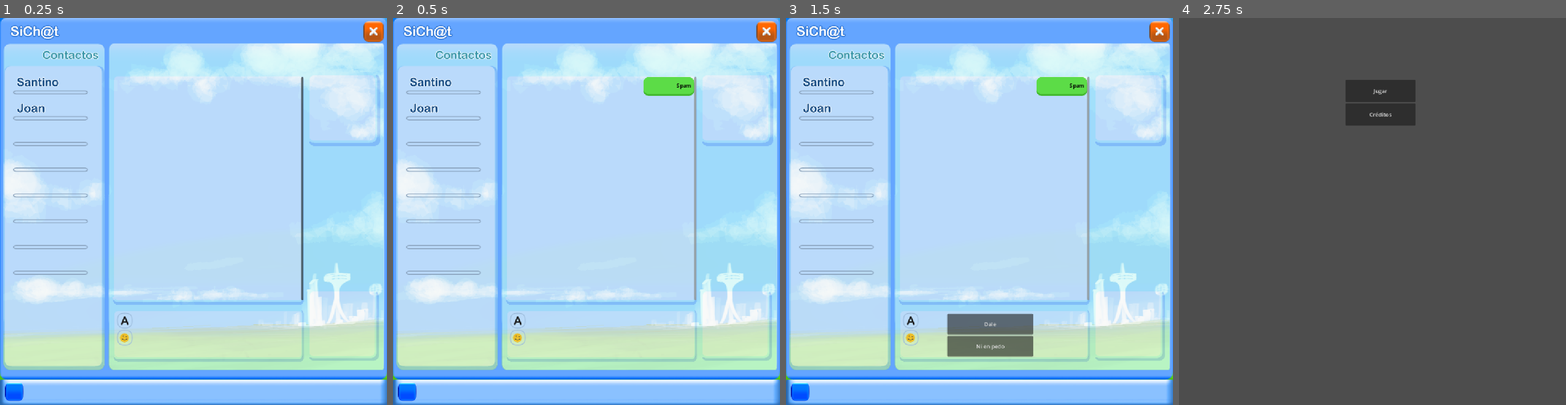
Above: before the commit, frames 1-4 (left to right).
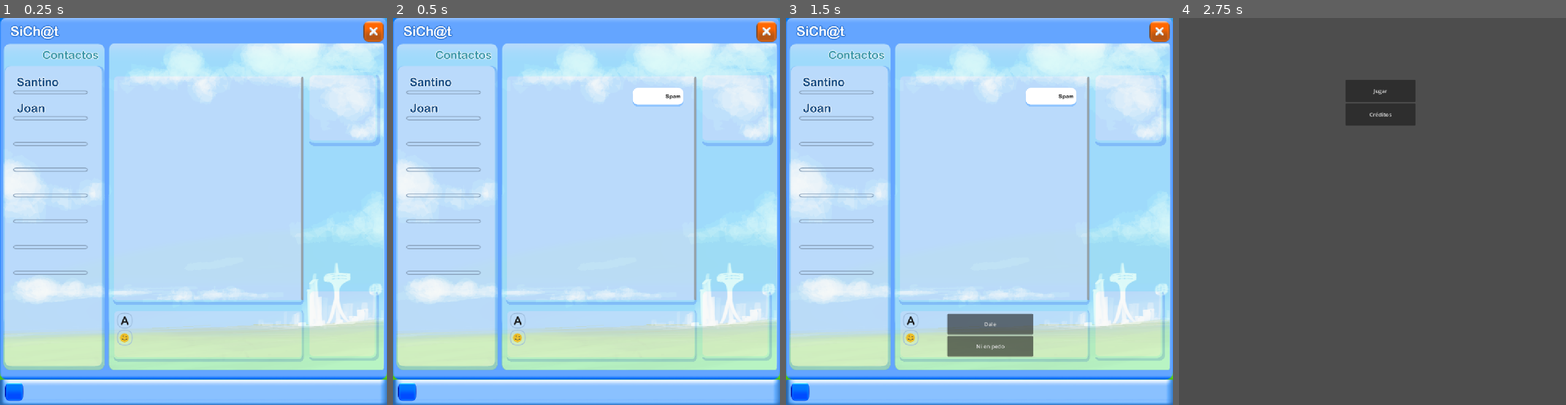
Above: after the commit, the same moments.

Repository: ParmindSane/WGJ2026
Game: Godot game, scene res://chatApp/chat.tscn
Same seed, same stepped clock (60 frames per second), same inputs: the game is played once before the commit and once after it.
Inputs:
- Up to frame 1 (0.25 s): no input
- Up to frame 2 (0.5 s): no input
- Up to frame 3 (1.5 s): tap Enter at 1.25 s
- Up to frame 4 (2.75 s): click "Dale" at 2 s

The runs differ from the first frame. In frame 1, 0.4% of the frame differs, in the area x 77-79%, y 15-73%; in frame 2, 1.0%, in the area x 61-78%, y 15-23%; in frame 3, 1.0%; in frame 4, nothing differs.

Commit message:
corregida posición random popup

Diff:
--- a/chatApp/chat.tscn
+++ b/chatApp/chat.tscn
@@ -5,9 +5,19 @@
 [ext_resource type="Script" uid="uid://nb4l1ksvvt0g" path="res://mensajes/opciones.gd" id="2_i3wff"]
 [ext_resource type="PackedScene" uid="uid://ddkfme812poeb" path="res://menu/menu.tscn" id="3_nst8m"]
 [ext_resource type="Script" uid="uid://dk566m5b23sak" path="res://popUps/pop_ups.gd" id="4_xuhkm"]
+[ext_resource type="AudioStream" uid="uid://l5y7cx8w64bh" path="res://chatApp/assets/sonidos/respuestas1.ogg" id="5_12a36"]
 [ext_resource type="PackedScene" uid="uid://bnkga81bkstr8" path="res://popUps/pop_up.tscn" id="5_njpkb"]
+[ext_resource type="AudioStream" uid="uid://b4k6yf2k8x4o" path="res://chatApp/assets/sonidos/respuestas2.ogg" id="6_q37u3"]
 [ext_resource type="Texture2D" uid="uid://iqltbef7noh0" path="res://chatApp/assets/imagenes/UI-botoncerrar.png" id="7_j22gf"]
 [ext_resource type="Texture2D" uid="uid://bg8hig3poju2o" path="res://chatApp/assets/imagenes/UI-botoncerrar2.png" id="8_auibd"]
+[ext_resource type="AudioStream" uid="uid://4dxj2qorvrb6" path="res://chatApp/assets/sonidos/respuestas4.ogg" id="8_yebcd"]
+
+[sub_resource type="AudioStreamRandomizer" id="AudioStreamRandomizer_12a36"]
+playback_mode = 2
+streams_count = 3
+stream_0/stream = ExtResource("5_12a36")
+stream_1/stream = ExtResource("6_q37u3")
+stream_2/stream = ExtResource("8_yebcd")
 
 [node name="Node2D" type="Node2D" unique_id=945820080]
 
@@ -47,7 +57,7 @@
 [node name="chat1" type="CanvasLayer" parent="." unique_id=617141949]
 
 [node name="ScrollContainer" type="ScrollContainer" parent="chat1" unique_id=1634922461]
-offset_left = 344.0
+offset_left = 336.0
 offset_top = 176.0
 offset_right = 904.0
 offset_bottom = 840.0
@@ -55,16 +65,25 @@
 horizontal_scroll_mode = 0
 vertical_scroll_mode = 2
 
-[node name="Mensajes" type="VBoxContainer" parent="chat1/ScrollContainer" unique_id=1376293297 node_paths=PackedStringArray("opcionesNodo", "popUpsNodos", "scrollNodo")]
+[node name="MarginContainer" type="MarginContainer" parent="chat1/ScrollContainer" unique_id=698605801]
+layout_mode = 2
+size_flags_horizontal = 3
+size_flags_vertical = 3
+theme_override_constants/margin_left = 32
+theme_override_constants/margin_top = 32
+theme_override_constants/margin_right = 32
+theme_override_constants/margin_bottom = 32
+
+[node name="Mensajes" type="VBoxContainer" parent="chat1/ScrollContainer/MarginContainer" unique_id=1376293297 node_paths=PackedStringArray("opcionesNodo", "popUpsNodos", "scrollNodo")]
 layout_mode = 2
 size_flags_horizontal = 3
 script = ExtResource("1_i3wff")
-opcionesNodo = NodePath("../../Opciones")
-popUpsNodos = NodePath("../../PopUps")
-scrollNodo = NodePath("..")
+opcionesNodo = NodePath("../../../Opciones")
+popUpsNodos = NodePath("../../../PopUps")
+scrollNodo = NodePath("../..")
 guion = "res://mensajes/mensajes1.txt"
 
-[node name="Opciones" type="VBoxContainer" parent="chat1" unique_id=435834509 node_paths=PackedStringArray("buttYes", "buttNo")]
+[node name="Opciones" type="VBoxContainer" parent="chat1" unique_id=435834509 node_paths=PackedStringArray("buttYes", "buttNo", "sonidos")]
 offset_left = 480.0
 offset_top = 880.0
 offset_right = 736.0
@@ -73,6 +92,7 @@
 script = ExtResource("2_i3wff")
 buttYes = NodePath("Yes")
 buttNo = NodePath("Nou")
+sonidos = NodePath("AudioStreamPlayer")
 badEnding = ExtResource("3_nst8m")
 metadata/_edit_group_ = true
 
@@ -85,6 +105,10 @@
 layout_mode = 2
 size_flags_vertical = 3
 text = "opcion 2"
+
+[node name="AudioStreamPlayer" type="AudioStreamPlayer" parent="chat1/Opciones" unique_id=1634630468]
+stream = SubResource("AudioStreamRandomizer_12a36")
+volume_db = 10.0
 
 [node name="PopUps" type="Node2D" parent="chat1" unique_id=944412059 node_paths=PackedStringArray("opciones")]
 script = ExtResource("4_xuhkm")
@@ -138,6 +162,11 @@
 offset_bottom = 677.3334
 nivel = 2
 
+[node name="ColorRect" type="ColorRect" parent="chat1/PopUps" unique_id=1026902658]
+visible = false
+offset_right = 40.0
+offset_bottom = 40.0
+
 [node name="Cerrar" type="TextureButton" parent="." unique_id=288613811]
 offset_left = 1080.0
 offset_top = 8.0
--- a/mensajes/mensaje.gd
+++ b/mensajes/mensaje.gd
@@ -13,6 +13,6 @@
 		label.horizontal_alignment = HORIZONTAL_ALIGNMENT_LEFT
 
 		var estilo = get_theme_stylebox("panel").duplicate()
-		estilo.bg_color = Color(1.0, 1.0, 1.0, 1.0)
-		estilo.shadow_color = Color(0.537, 0.757, 1.0)
+		estilo.bg_color = Color(0.361, 0.863, 0.278)
+		estilo.shadow_color = Color(0.267, 0.729, 0.188)
 		add_theme_stylebox_override("panel", estilo)
--- a/mensajes/mensaje.tscn
+++ b/mensajes/mensaje.tscn
@@ -2,13 +2,17 @@
 
 [ext_resource type="Script" uid="uid://byyfn452p5fbv" path="res://mensajes/mensaje.gd" id="1_6q5bo"]
 [ext_resource type="StyleBox" uid="uid://cmyxydyiioejq" path="res://mensajes/mensajeEnviado.tres" id="1_uuh8o"]
+[ext_resource type="FontFile" uid="uid://d32h8ohgycswi" path="res://menu/arialroundedmtbold.ttf" id="3_qifni"]
 [ext_resource type="AudioStream" uid="uid://cyof5oqseq3pc" path="res://chatApp/assets/sonidos/mensajechat.ogg" id="3_tqpjn"]
 
 [sub_resource type="LabelSettings" id="LabelSettings_tqpjn"]
+font = ExtResource("3_qifni")
 font_color = Color(0, 0, 0, 1)
 
 [node name="Mensaje" type="PanelContainer" unique_id=402123576 node_paths=PackedStringArray("label")]
 custom_minimum_size = Vector2(150, 50)
+offset_right = 150.0
+offset_bottom = 50.0
 size_flags_horizontal = 8
 theme_override_styles/panel = ExtResource("1_uuh8o")
 script = ExtResource("1_6q5bo")
--- a/mensajes/mensajeEnviado.tres
+++ b/mensajes/mensajeEnviado.tres
@@ -5,11 +5,11 @@
 content_margin_top = 8.0
 content_margin_right = 8.0
 content_margin_bottom = 8.0
-bg_color = Color(0.36078432, 0.8627451, 0.2784314, 1)
+bg_color = Color(1, 1, 1, 1)
 corner_radius_top_left = 15
 corner_radius_top_right = 15
 corner_radius_bottom_right = 15
 corner_radius_bottom_left = 15
-shadow_color = Color(0.26666668, 0.7294118, 0.1882353, 1)
+shadow_color = Color(0.537, 0.757, 1, 1)
 shadow_size = 1
 shadow_offset = Vector2(0, 5)
--- a/mensajes/opciones.gd
+++ b/mensajes/opciones.gd
@@ -4,6 +4,8 @@
 @export var buttYes: Button
 @export var buttNo: Button
 var tanda: int
+
+@export var sonidos: AudioStreamPlayer
 
 @export var badEnding: PackedScene
 
@@ -19,6 +21,8 @@
 	buttNo.text = _no
 	tanda = _tanda
 
+	sonidos.play()
+
 	show()
 
 
--- a/popUps/pop_up.gd
+++ b/popUps/pop_up.gd
@@ -14,12 +14,12 @@
 @export var sonido: AudioStreamPlayer
 
 @onready var R = RandomNumberGenerator.new()
-@onready var selfSize := get_rect().size*1.2
+@onready var selfSize := get_rect().size
 var spawnArea: Vector2
 
 func _ready():
 	var windowSize = get_viewport_rect().size
-	spawnArea = windowSize - selfSize
+	spawnArea = windowSize - selfSize*1.75
 
 	for b in butts:
 		b.pressed.connect(cerrar)
@@ -42,7 +42,7 @@
 
 func mostrar():
 	sonido.play()
-	position = Vector2(R.randf_range(selfSize.x, spawnArea.x), R.randf_range(selfSize.y, spawnArea.y))
+	position = Vector2(R.randf_range(selfSize.x/2, spawnArea.x), R.randf_range(selfSize.y/2, spawnArea.y))
 	show()
 
 	if nivel == 2:
--- a/popUps/pop_up.tscn
+++ b/popUps/pop_up.tscn
@@ -3,30 +3,30 @@
 [ext_resource type="Script" uid="uid://dqsqii6fyd4uq" path="res://popUps/pop_up.gd" id="2_3lr0a"]
 [ext_resource type="Texture2D" uid="uid://bg8hig3poju2o" path="res://chatApp/assets/imagenes/UI-botoncerrar2.png" id="3_att3v"]
 [ext_resource type="Texture2D" uid="uid://iqltbef7noh0" path="res://chatApp/assets/imagenes/UI-botoncerrar.png" id="3_oilrx"]
+[ext_resource type="FontFile" uid="uid://d32h8ohgycswi" path="res://menu/arialroundedmtbold.ttf" id="4_4ehkm"]
 [ext_resource type="AudioStream" uid="uid://cuq52uutuatqs" path="res://chatApp/assets/sonidos/popup1.ogg" id="4_7dfnp"]
 [ext_resource type="AudioStream" uid="uid://dn2q3w6h7luws" path="res://chatApp/assets/sonidos/popup2.ogg" id="5_4ehkm"]
 [ext_resource type="AudioStream" uid="uid://c0c4phejsvp6t" path="res://chatApp/assets/sonidos/popup3.ogg" id="6_bqxhe"]
 [ext_resource type="AudioStream" uid="uid://jrwi5mhly4sv" path="res://chatApp/assets/sonidos/popup4.ogg" id="7_ksw5b"]
 
-[sub_resource type="StyleBoxFlat" id="StyleBoxFlat_oilrx"]
+[sub_resource type="StyleBoxFlat" id="StyleBoxFlat_4ehkm"]
 content_margin_left = 8.0
 content_margin_top = 8.0
 content_margin_right = 8.0
 content_margin_bottom = 8.0
-bg_color = Color(0.36078432, 0.8627451, 0.2784314, 1)
-border_width_left = 4
-border_width_top = 4
-border_width_right = 4
-border_color = Color(0.26666668, 0.7294118, 0.1882353, 1)
+bg_color = Color(1, 1, 1, 1)
+border_width_left = 2
+border_width_top = 2
+border_width_right = 2
+border_width_bottom = 8
+border_color = Color(0.5372549, 0.75686276, 1, 1)
 corner_radius_top_left = 15
 corner_radius_top_right = 15
 corner_radius_bottom_right = 15
 corner_radius_bottom_left = 15
-shadow_color = Color(0.26666668, 0.7294118, 0.1882353, 1)
-shadow_size = 1
-shadow_offset = Vector2(0, 5)
 
 [sub_resource type="LabelSettings" id="LabelSettings_3lr0a"]
+font = ExtResource("4_4ehkm")
 font_size = 10
 outline_size = 10
 outline_color = Color(0, 0, 0, 1)
@@ -44,7 +44,7 @@
 offset_right = 42.66667
 offset_bottom = 37.333344
 scale = Vector2(1.5, 1.5)
-theme_override_styles/panel = SubResource("StyleBoxFlat_oilrx")
+theme_override_styles/panel = SubResource("StyleBoxFlat_4ehkm")
 script = ExtResource("2_3lr0a")
 botones = NodePath("Botones")
 tiempo = NodePath("Tiempo")
--- a/popUps/pop_ups.gd
+++ b/popUps/pop_ups.gd
@@ -14,8 +14,17 @@
 	opciones.dijoNo.connect(dijoNo)
 
 	for i in range(3):
-		popupsPorNivel.push_back(get_children().filter(func(p: PopUp): return p.nivel <= i))
-	print(popupsPorNivel)
+		popupsPorNivel.push_back(get_children().filter(
+			func(p: Node):
+				if p is PopUp:
+					return p.nivel <= i
+				else:
+					return false)
+			)
+
+	var p: PopUp = popupsPorNivel[0][0]
+	$ColorRect.position = p.selfSize/2
+	$ColorRect.size = p.spawnArea
 
 func dijoNo(_tanda: int):
 	if _tanda != tanda:
--- a/project.godot
+++ b/project.godot
@@ -17,12 +17,11 @@
 
 [autoload]
 
-SonidoBotones="*uid://j1b7weyp3rsu"
+TheMaster="*uid://j1b7weyp3rsu"
 
 [display]
 
 window/size/viewport_height=1152
-window/size/mode=2
 window/size/resizable=false
 window/stretch/mode="canvas_items"
 
Not shown, added: chatApp/assets/sonidos/respuestas1.ogg.import
Not shown, added: chatApp/assets/sonidos/respuestas2.ogg.import
Not shown, added: chatApp/assets/sonidos/respuestas3.ogg.import
Not shown, added: chatApp/assets/sonidos/respuestas4.ogg.import
Binary file added: menu/arialroundedmtbold.ttf
Not shown, added: menu/arialroundedmtbold.ttf.import
Not shown, added: chatApp/assets/sonidos/respuestas1.ogg
Not shown, added: chatApp/assets/sonidos/respuestas2.ogg
Not shown, added: chatApp/assets/sonidos/respuestas3.ogg
Not shown, added: chatApp/assets/sonidos/respuestas4.ogg
